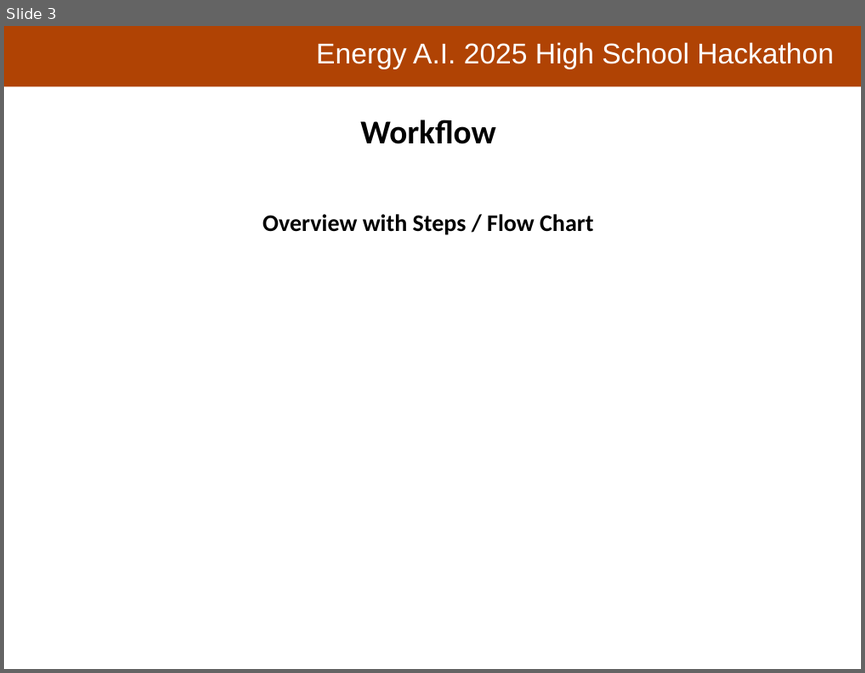
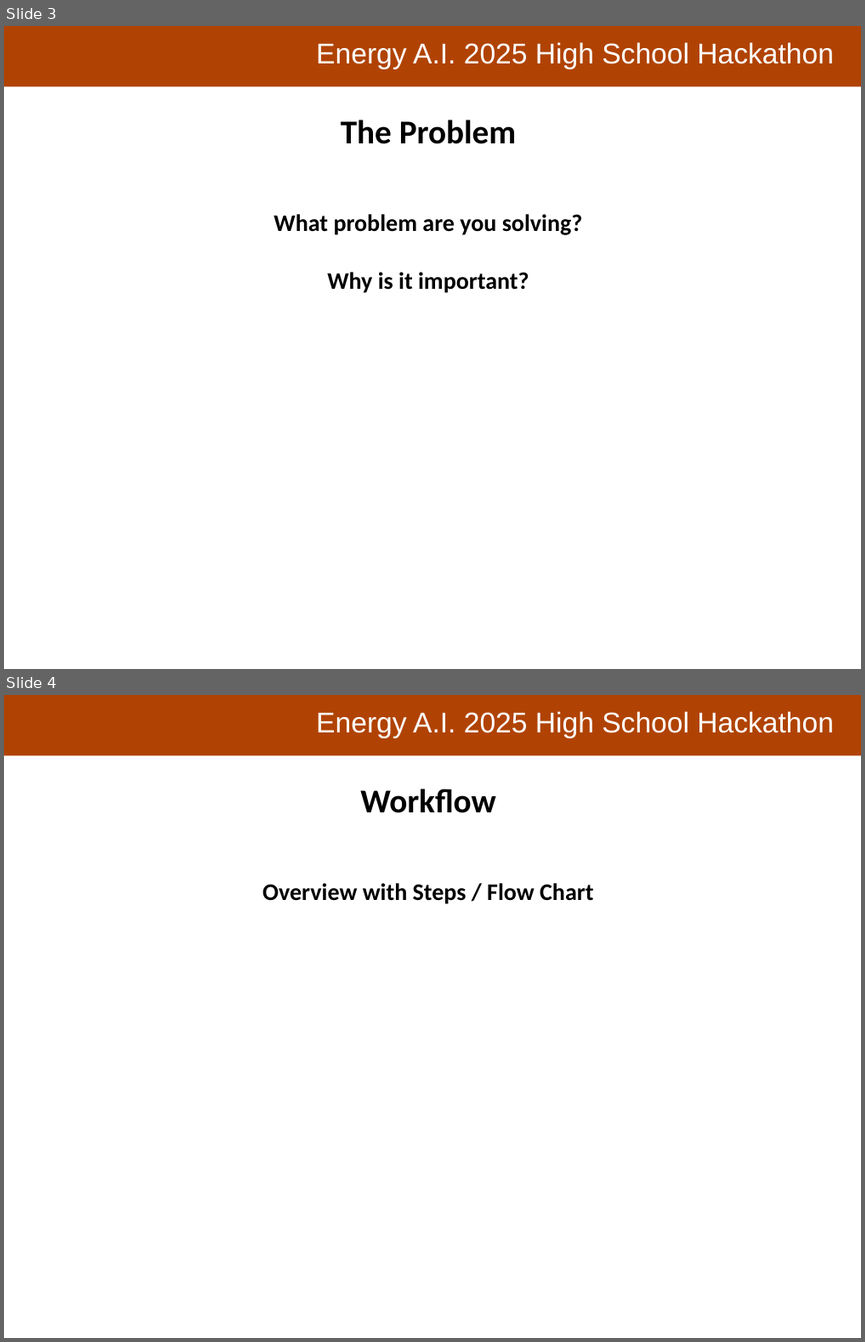
Before and after one commit to PGEHackathon/MITE, a slide deck: resources/Hackathon_PresentationTemplate.pptx. Shown one above the other, each under a label of ours: slide 3 before the commit, slides 3 and 4 after it. The pictures are 865x673 and 865x1342 pixels, drawn with LibreOffice and Linux fonts; fonts in the diff are those of the drawing; background and template pictures are left out. Boxes give left, top, right and bottom in pixels: in the first picture for what was removed or moved away, otherwise in the second. Text is boxed around its words. In the diff, an @@ line names an element or a change of style, - is before the commit and + after.

```diff
--- a/resources/Hackathon_PresentationTemplate.pptx
+++ b/resources/Hackathon_PresentationTemplate.pptx
@@ slide 3 added at (4,26,861,669), background #FFFFFF; not listed: 2 template elements that a slide beside it also shows @@
@@ text added at (273,120,583,293), 20 pt, text #000000, bold @@
+The Problem
+What problem are you solving?
+Why is it important?
@@ what was slide 3 is now slide 4 @@
```
Also in this commit, not shown: 4 slides changed.
